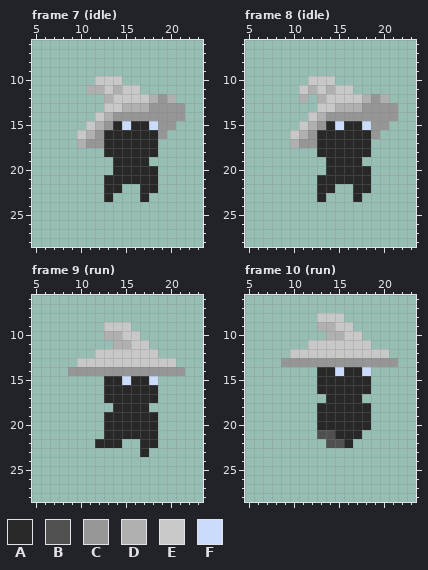
Pixel-art file, stored at PixelEngine/res/sprites/items/armor/large_wizard_hat.aseprite. That is the earlier state.
32x32 pixels, 26 frames. Shown: frame 7 (idle): x 5..23, y 6..28; frame 8 (idle): x 5..23, y 6..28; frame 9 (run): x 5..23, y 6..28; frame 10 (run): x 5..23, y 6..28. The commit also changed other frames, which this record leaves out.
Palette (. is transparent): A #282828  B #505050  C #969696  D #b0b0b0  E #c8c8c8  F #cbdbfc
And afterwards:
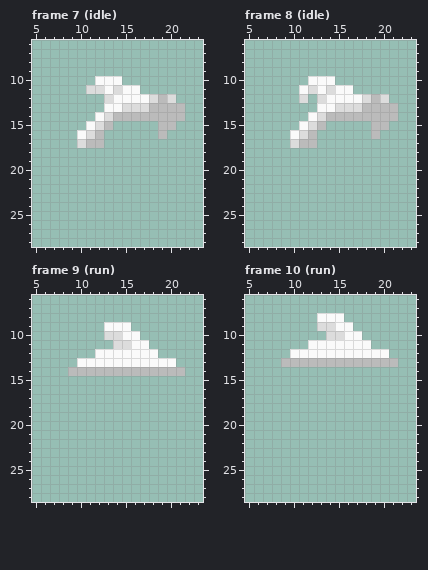
Edits made:
layer "Layer 1" now hidden
Colour C changes from #969696 to #bbbbbb.
Colour D changes from #b0b0b0 to #dcdcdc.
Colour E changes from #c8c8c8 to #fafafa.
Frame 7 (idle):
The edit erases colour A in row 15 at x 14 and 16 to 17; in rows 16 to 18 at x 13 to 18; in row 19 at x 14 to 17; in row 20 at x 14 to 18; in row 21 at x 13 to 18; in row 22 at x 13 to 14 and 17 to 18.
The edit erases colour A in row 23 at x 13 and 17.
The edit erases colour F in row 15 at x 15 and 18.
Frame 8 (idle): the same change as frame 7 (idle)
Frame 9 (run):
The edit erases colour A in row 15 at x 13 to 14 and 16 to 17; in rows 16 to 17 at x 13 to 18; in row 18 at x 14 to 17; in rows 19 to 21 at x 13 to 18; in row 22 at x 12 to 14 and 17 to 18; in row 23 at x 17.
The edit erases colour F in row 15 at x 15 and 18.
Frame 10 (run):
The edit erases colour A in row 14 at x 13 to 14 and 16 to 17; in rows 15 to 16 at x 13 to 18; in row 17 at x 14 to 17; in rows 18 to 20 at x 13 to 18; in row 21 at x 15 to 17; in row 22 at x 16.
The edit erases colour B in row 21 at x 13 to 14; in row 22 at x 14 to 15.
The edit erases colour F in row 14 at x 15 and 18.
